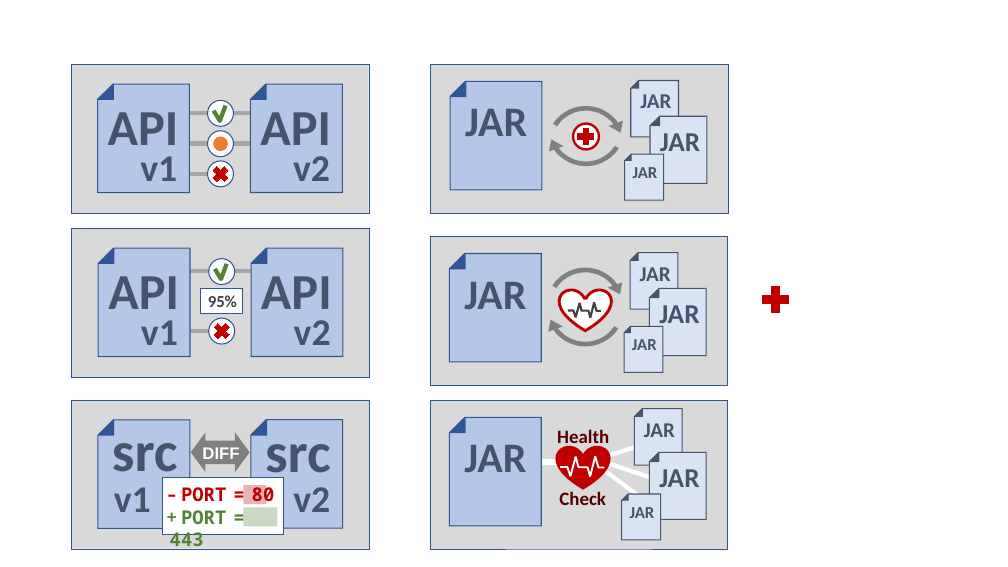
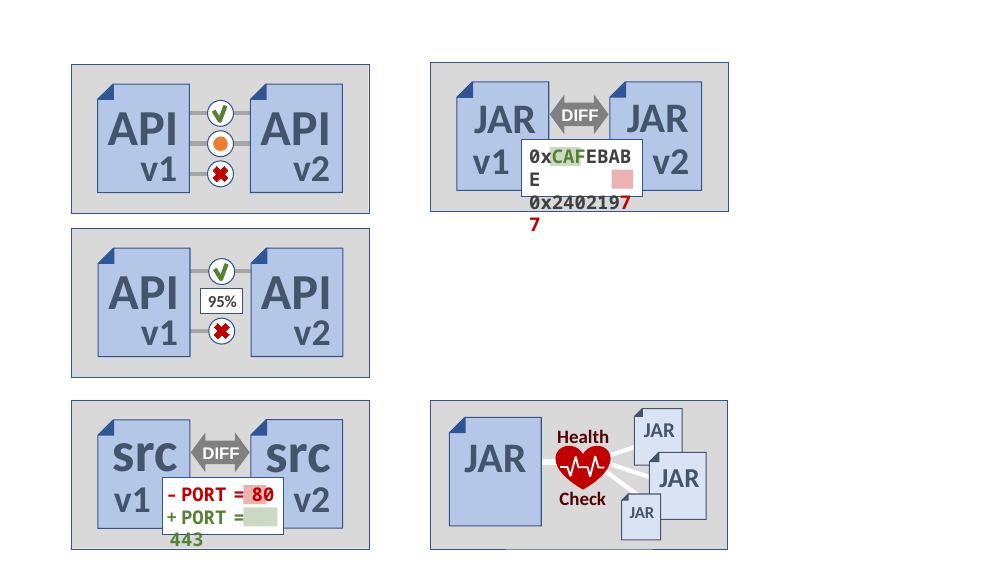
Before and after one commit to smarkwal/jarhc-online, a slide deck: slide 1 of doc/card-images.pptx. Drawn at 1008x567 pixels with LibreOffice and Linux fonts; fonts in the diff are those of the drawing. Boxes give left, top, right and bottom in pixels: in the first picture for what was removed or moved away, otherwise in the second. Text is boxed around its words. In the diff, an @@ line names an element or a change of style, - is before the commit and + after.

```diff
--- a/doc/card-images.pptx
+++ b/doc/card-images.pptx
@@ snip rect: place and size @@
-snip rect at (450, 82, 542, 190)
+snip rect at (457, 82, 549, 190)
@@ right triangle: place and size @@
-right triangle at (450, 81, 466, 97)
+right triangle at (457, 82, 473, 98)
@@ text "JAR" rewrapped from (465, 109, 527, 136) to (474, 106, 536, 144) @@
@@ group removed at (530, 71, 707, 201): 3 snip rects, 3 right triangles, 2 texts, 2 circular arrows, 1 ellipse, 1 cross @@
-JAR
-JAR
@@ snip rect: place and size @@
-snip rect at (450, 253, 542, 361)
+snip rect at (610, 82, 702, 190)
@@ right triangle: place and size @@
-right triangle at (450, 253, 466, 269)
+right triangle at (610, 82, 626, 98)
@@ text "JAR": place and size @@
-text "JAR" at (660, 133, 700, 158)
+text "JAR" at (627, 105, 689, 143)
@@ text "JAR" at (627, 105, 689, 143): size 26 to 40 pt @@
@@ left right arrow added at (550, 95, 609, 135), fill #808080 @@
@@ text added at (561, 109, 598, 121), 16 pt, text #FFFFFF, bold @@
+DIFF
@@ text added at (473, 149, 510, 174), 36 pt, text #44546A, bold @@
+v1
@@ rectangle added at (521, 139, 642, 196), fill #FFFFFF, outline #325491 1 pt @@
@@ text added at (522, 141, 642, 195), 18 pt, text #404040, bold @@
+0xCAFEBABE
+0x24021977
@@ rectangle added at (550, 147, 581, 166), fill #548235 at 30% opacity @@
@@ text added at (652, 149, 689, 174), 36 pt, text #44546A, bold @@
+v2
@@ rectangle added at (612, 170, 634, 189), fill #C00000 at 30% opacity @@
@@ rectangle removed at (430, 237, 728, 386) @@
@@ circular arrow removed at (529, 251, 641, 363) @@
@@ circular arrow removed at (529, 251, 641, 363) @@
@@ snip rect removed at (630, 253, 678, 309) @@
@@ right triangle removed at (630, 253, 638, 261) @@
@@ text removed at (640, 267, 671, 281) @@
-JAR
@@ text removed at (464, 282, 526, 309) @@
-JAR
@@ heart removed at (560, 290, 612, 331) @@
@@ rectangle removed at (582, 299, 590, 306) @@
@@ snip rect removed at (650, 289, 706, 356) @@
@@ right triangle removed at (650, 288, 659, 298) @@
@@ cross removed at (751, 275, 801, 325) @@
@@ freeform shape removed at (568, 302, 601, 318) @@
@@ snip rect removed at (625, 327, 663, 373) @@
@@ right triangle removed at (625, 327, 631, 333) @@
@@ text removed at (659, 305, 699, 330) @@
-JAR
@@ text removed at (632, 339, 657, 350) @@
-JAR
```
Also in this commit, not shown: 6 other files.
